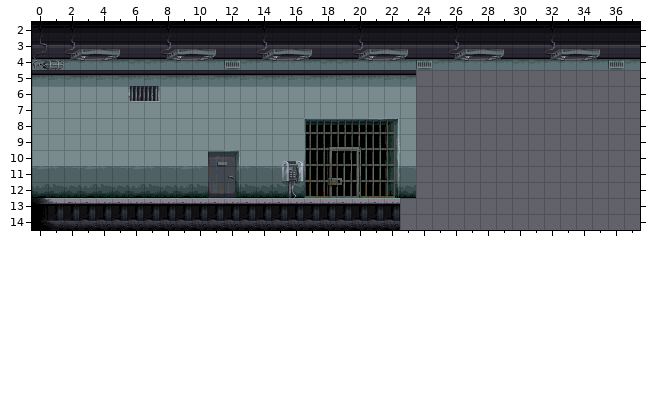
A Tiled map gets an edit: KatanaZero/KatanaZero/Content/Maps/PrisonPart2/PrisonPart2.tmx. This is how it looked before the edit.
Cells are 16x16 px. Shown: x 0..37, y 2..14.
After the commit:
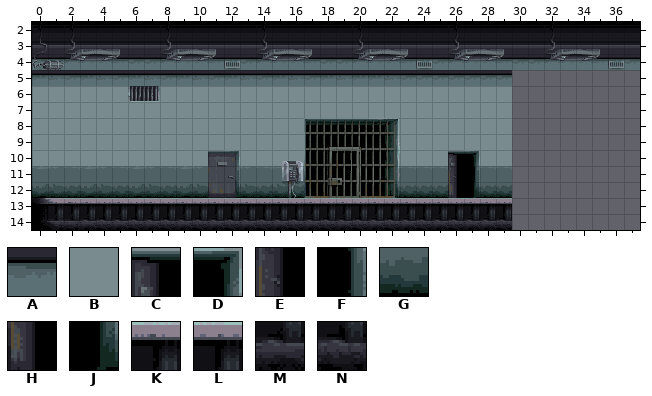
Key: from "bg_prison_background_0": A 148, B 204, C 209, D 210, E 238, F 239, G 264, H 267, J 268; from "bg_prison_foreground_0": K 200, L 201, M 228, N 229.
_ is an empty cell.
From old to new:
{"where": "layer \"Background\""}
{"y":5,"x":24,"old":"______","new":"AAAAAA"}
{"y":6,"x":24,"old":"______","new":"BBBBBB"}
{"y":7,"x":24,"old":"______","new":"BBBBBB"}
{"y":8,"x":24,"old":"______","new":"BBBBBB"}
{"y":9,"x":24,"old":"______","new":"BBBBBB"}
{"y":10,"x":24,"old":"__","new":"BB"}
{"y":10,"x":28,"old":"__","new":"BB"}
{"y":12,"x":24,"old":"__","new":"GG"}
{"y":12,"x":28,"old":"__","new":"GG"}
{"where": "layer \"Foreground\""}
{"y":10,"x":26,"old":"__","new":"CD"}
{"y":11,"x":26,"old":"__","new":"EF"}
{"y":12,"x":26,"old":"__","new":"HJ"}
{"y":13,"x":23,"old":"_______","new":"KLKLKKL"}
{"y":14,"x":23,"old":"_______","new":"MNMNMMN"}
